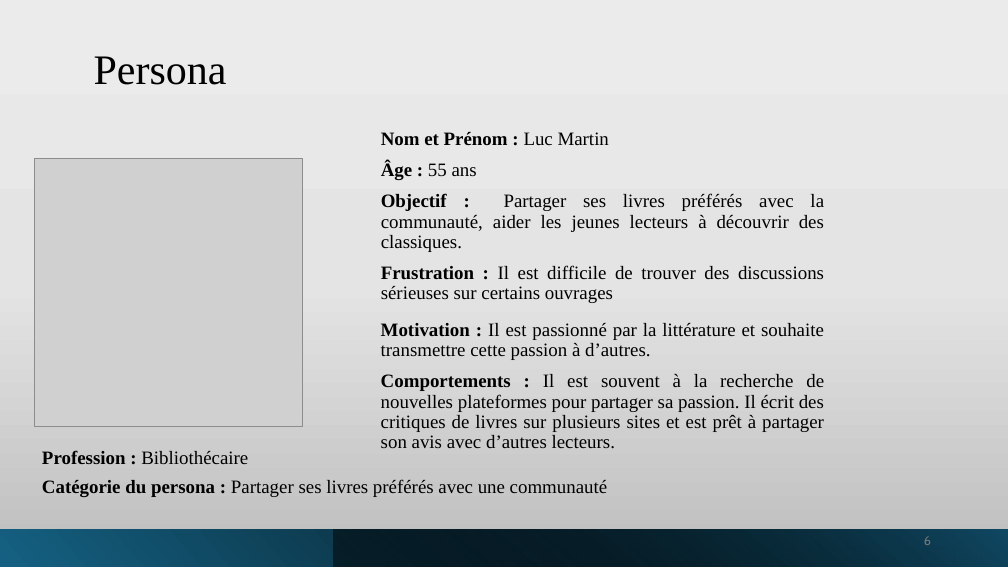
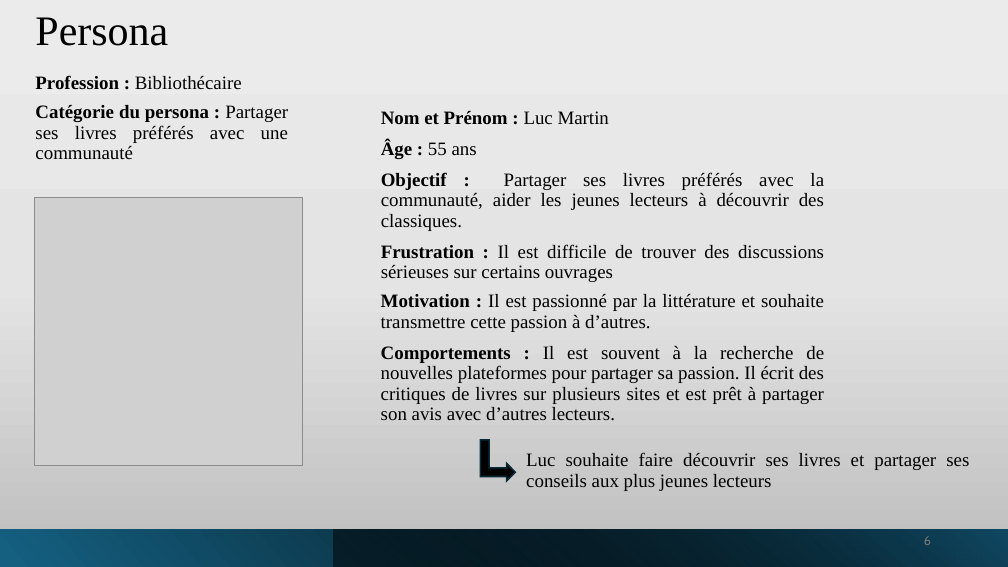
Before and after one commit to manelbenhamouda/projets-CDA, a slide deck: slide 6 of Diaporama_Haldan.pptx. Drawn at 1008x567 pixels with LibreOffice and Linux fonts; fonts in the diff are those of the drawing; grey boxes stand for pictures. Boxes give left, top, right and bottom in pixels: in the first picture for what was removed or moved away, otherwise in the second. Text is boxed around its words. In the diff, an @@ line names an element or a change of style, - is before the commit and + after.

```diff
--- a/Diaporama_Haldan.pptx
+++ b/Diaporama_Haldan.pptx
@@ title "Persona": place and size @@
-title "Persona" at (94, 56, 227, 85)
+title "Persona" at (35, 17, 168, 46)
@@ text "Profession : Bibliothécaire": place and size @@
-text "Profession : Bibliothécaire" at (42, 450, 248, 464)
+text "Profession : Bibliothécaire" at (35, 75, 242, 89)
@@ text "Catégorie du persona : Partager ..." rewrapped from (42, 479, 607, 497) to (35, 105, 288, 143) @@
@@ text "Nom et Prénom : Luc ...": place and size @@
-text "Nom et Prénom : Luc ..." at (381, 132, 824, 303)
+text "Nom et Prénom : Luc ..." at (381, 111, 824, 282)
@@ picture: place and size @@
-picture at (35, 158, 302, 426)
+picture at (35, 197, 302, 465)
@@ text "Motivation : Il est passionné ...": place and size @@
-text "Motivation : Il est passionné ..." at (381, 323, 824, 449)
+text "Motivation : Il est passionné ..." at (381, 294, 824, 421)
@@ bent up arrow added at (480, 440, 515, 481), fill #000000, outline #092A39 1.5 pt @@
@@ text added at (526, 452, 969, 491), 18 pt, text #000000 @@
+Luc souhaite faire découvrir ses livres et partager ses conseils aux plus jeunes lecteurs
```
Also in this commit, not shown: 7 other slides changed, 2 other files.
